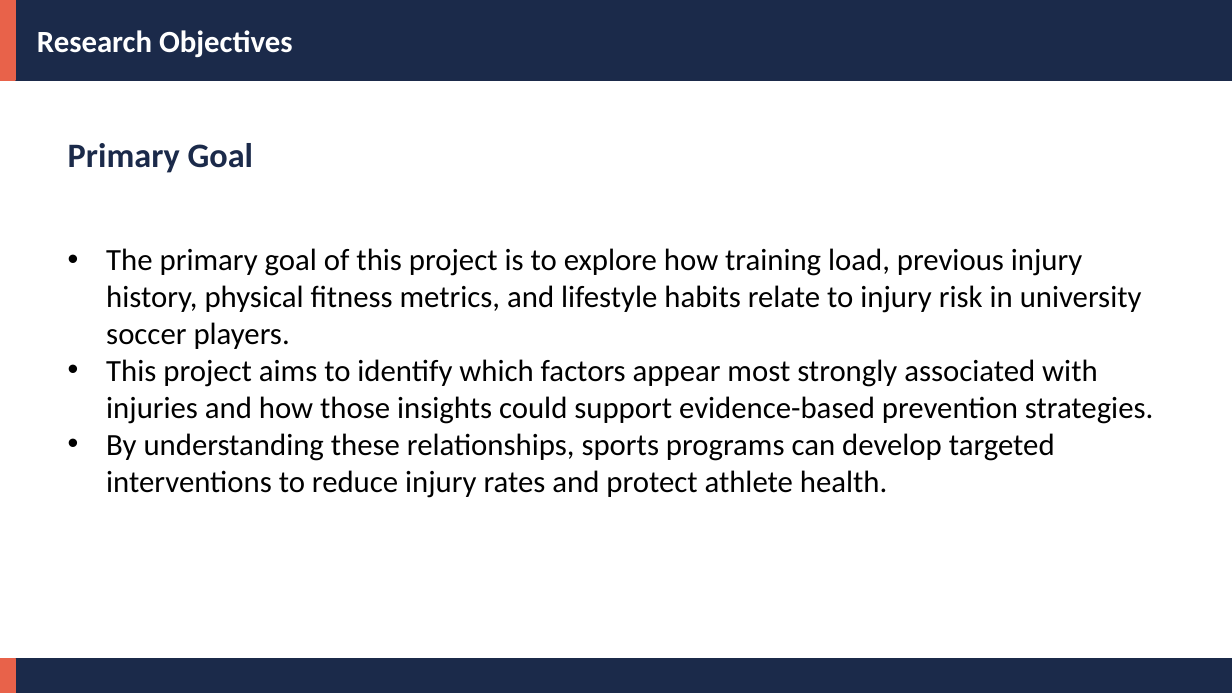
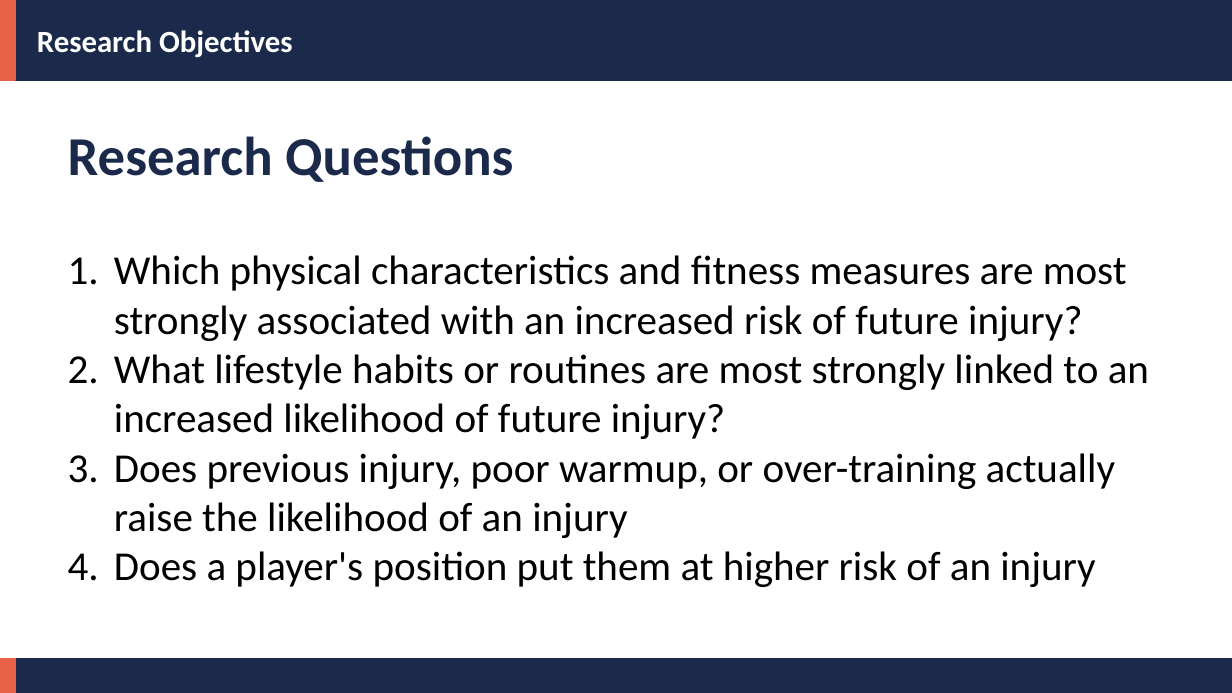
Before and after one commit to tarun-vignes/DSC101_Project2, a slide deck: slide 3 of Project2_Powerpoint.pptx. Drawn at 1232x693 pixels with LibreOffice and Linux fonts; fonts in the diff are those of the drawing. Boxes give left, top, right and bottom in pixels: in the first picture for what was removed or moved away, otherwise in the second. Text is boxed around its words. In the diff, an @@ line names an element or a change of style, - is before the commit and + after.

Commit message:
Updated .pptx file with research questions

```diff
--- a/Project2_Powerpoint.pptx
+++ b/Project2_Powerpoint.pptx
@@ text at <box>68,136,513,182</box>: text changed; size 20 to 32 pt @@
-Primary Goal
+Research Questions
@@ text at <box>114,255,1149,587</box>: text changed; size 18 to 24 pt @@
-• The primary goal of this project is to explore how training load, previous injury history, physical fitness metrics, and lifestyle habits relate to injury risk in university soccer players.
-• This project aims to identify which factors appear most strongly associated with injuries and how those insights could support evidence-based prevention strategies.
-• By understanding these relationships, sports programs can develop targeted interventions to reduce injury rates and protect athlete health.
+1. Which physical characteristics and fitness measures are most strongly associated with an increased risk of future injury?
+2. What lifestyle habits or routines are most strongly linked to an increased likelihood of future injury?
+3. Does previous injury, poor warmup, or over-training actually raise the likelihood of an injury
+4. Does a player's position put them at higher risk of an injury
```
